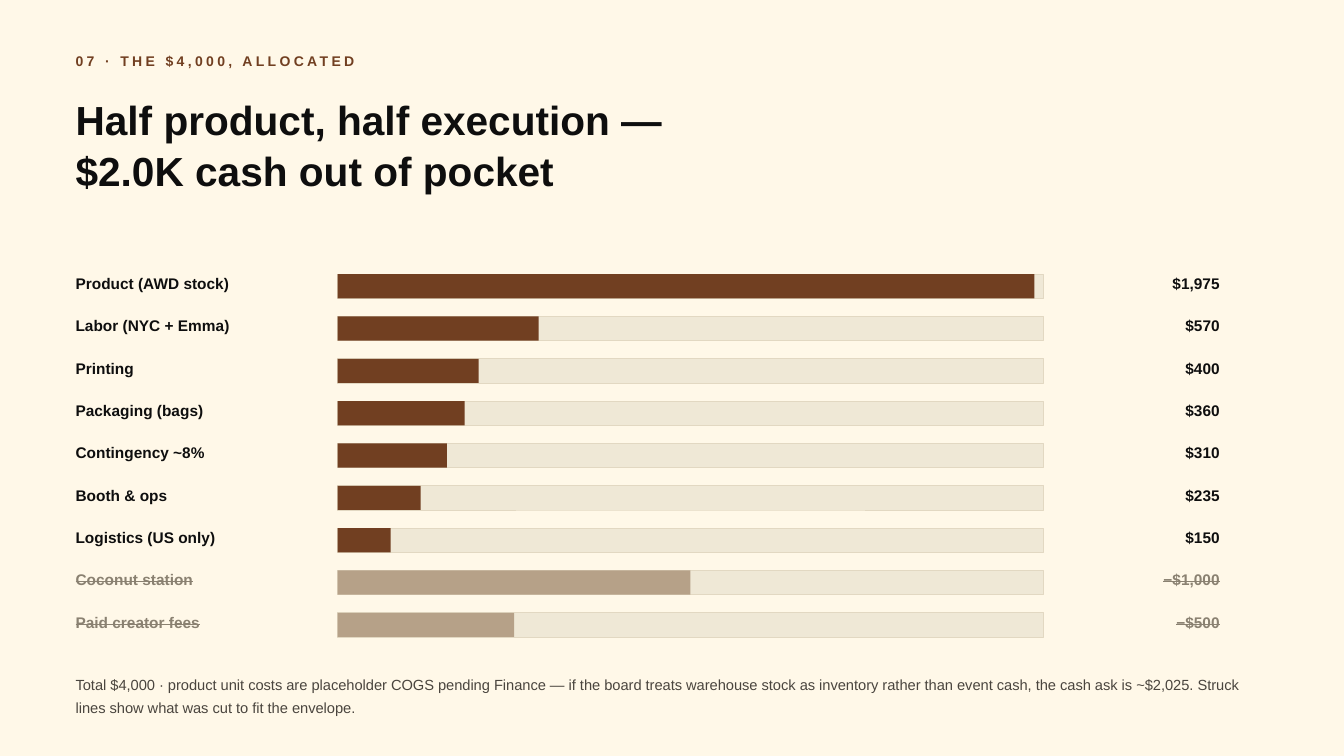
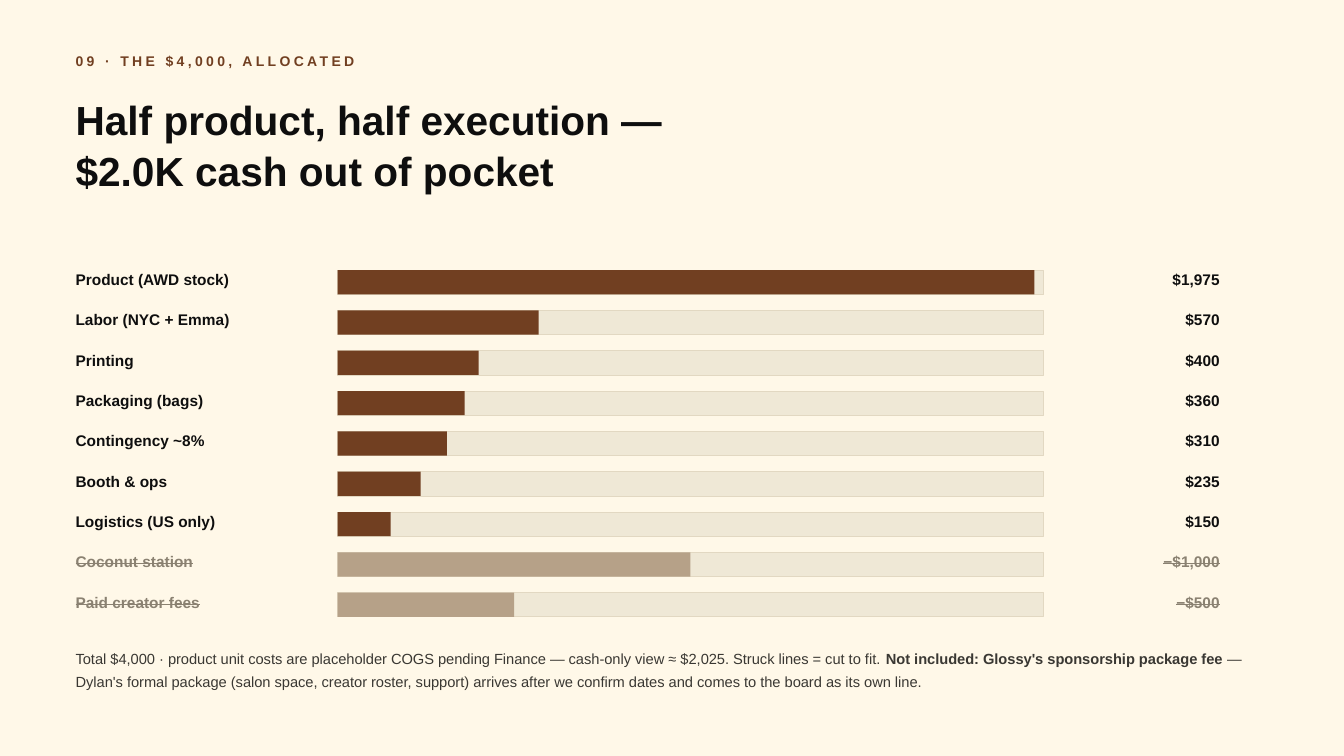
Before and after one commit to melinenguyen/cobasdaughter, a slide deck: slide 10 of glossy-gameday/glossy-september-deck.pptx (slide 8 before the commit). Drawn at 1344x756 pixels with LibreOffice and Linux fonts; fonts in the diff are those of the drawing. Boxes give left, top, right and bottom in pixels: in the first picture for what was removed or moved away, otherwise in the second. Text is boxed around its words. In the diff, an @@ line names an element or a change of style, - is before the commit and + after.

```diff
--- a/glossy-gameday/glossy-september-deck.pptx
+++ b/glossy-gameday/glossy-september-deck.pptx
@@ 4 texts, 4 rectangles: place and size @@
-4 texts, 4 rectangles at <box>76,274,1219,341</box>
+4 texts, 4 rectangles at <box>76,270,1219,335</box>
@@ 6 texts, 6 rectangles: place and size @@
-6 texts, 6 rectangles at <box>76,359,1219,468</box>
+6 texts, 6 rectangles at <box>76,351,1219,456</box>
@@ 4 texts, 4 rectangles: place and size @@
-4 texts, 4 rectangles at <box>76,486,1219,553</box>
+4 texts, 4 rectangles at <box>76,472,1219,536</box>
@@ 4 texts, 4 rectangles: place and size @@
-4 texts, 4 rectangles at <box>76,571,1219,637</box>
+4 texts, 4 rectangles at <box>76,553,1219,617</box>
@@ text at <box>76,653,1222,690</box>: text changed; text colour #4A453E to #3A3833 @@
-Total $4,000 · product unit costs are placeholder COGS pending Finance — if the board treats warehouse stock as inventory rather than event cash, the cash ask is ~$2,025. Struck lines show what was cut to fit the envelope.
+Total $4,000 · product unit costs are placeholder COGS pending Finance — cash-only view ≈ $2,025. Struck lines = cut to fit. Not included: Glossy's sponsorship package fee — Dylan's formal package (salon space, creator roster, support) arrives after we confirm dates and comes to the board as its own line.
@@ text at <box>110,653,155,666</box>: text changed @@
-07 · THE $4,000, ALLOCATED
+09 · THE $4,000, ALLOCATED
```
Also in this commit, not shown: 8 other slides changed, 3 slides added, 1 slide removed, 1 other file.
